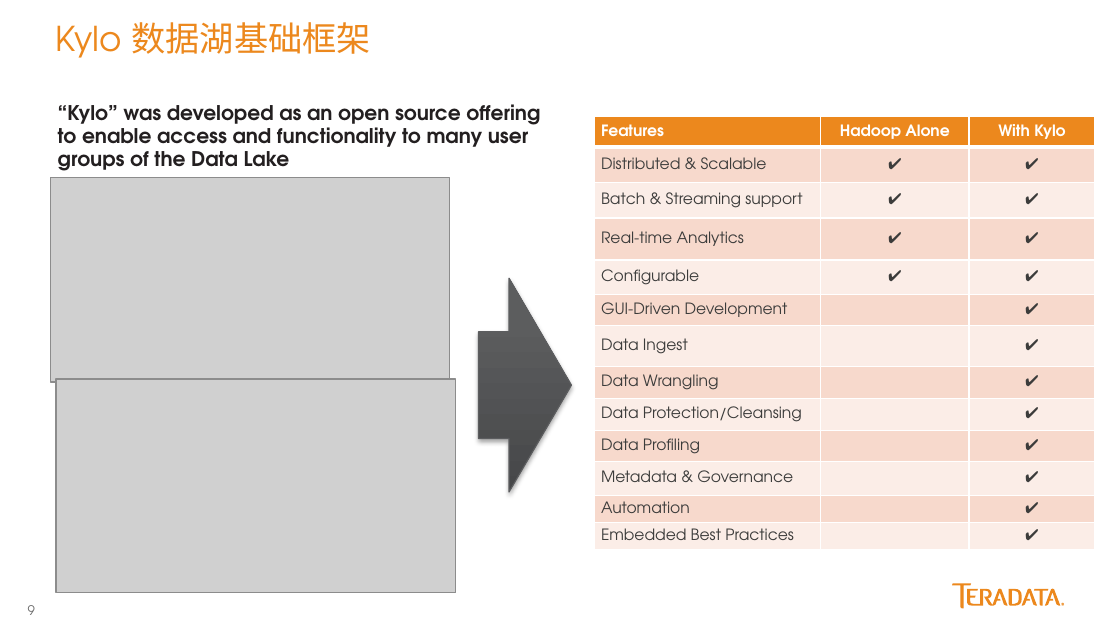
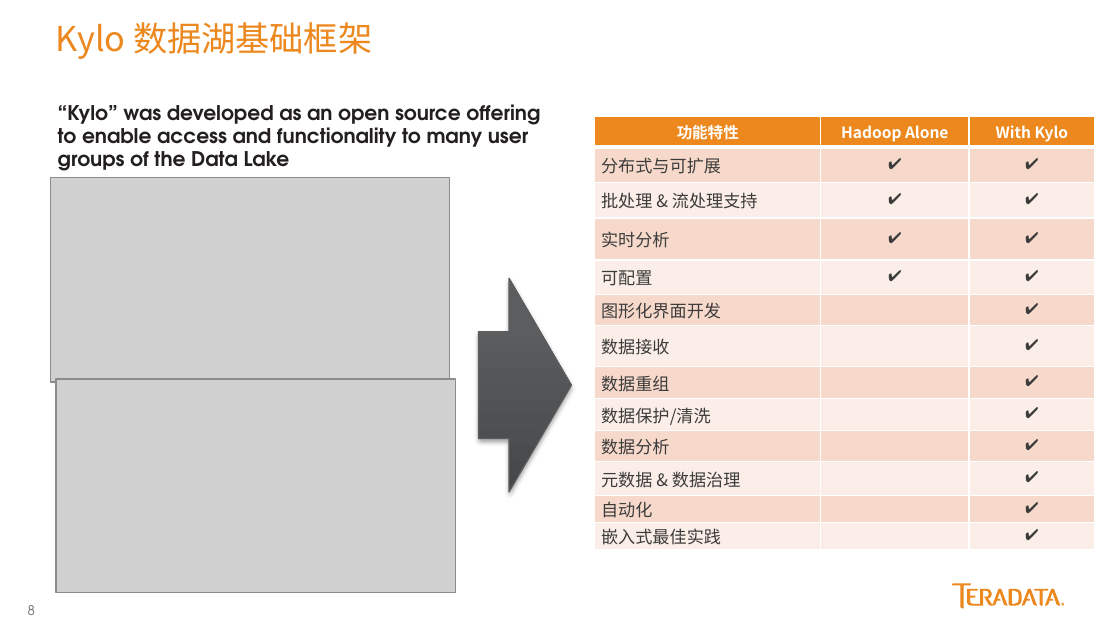
Before and after one commit to yaoran2000/MyTeradata, a slide deck: slide 8 of slides/Kylo配置与使用.pptx (slide 9 before the commit). Drawn at 1120x630 pixels with LibreOffice and Linux fonts; fonts in the diff are those of the drawing; grey boxes stand for pictures. Boxes give left, top, right and bottom in pixels: in the first picture for what was removed or moved away, otherwise in the second. Text is boxed around its words. In the diff, an @@ line names an element or a change of style, - is before the commit and + after.

Commit message:
Kylo Update Introduction

```diff
--- a/slides/Kylo配置与使用.pptx
+++ b/slides/Kylo配置与使用.pptx
@@ text "Kylo 数据湖基础框架" at box(56, 22, 372, 59): font TeX Gyre Adventor to Noto Sans CJK SC @@
@@ table at box(595, 116, 1094, 550) @@
-row 1, column 1: Features
+row 1, column 1: 功能特性
-row 2, column 1: Distributed & Scalable
+row 2, column 1: 分布式与可扩展
-row 3, column 1: Batch & Streaming support
+row 3, column 1: 批处理 & 流处理支持
-row 4, column 1: Real-time Analytics
+row 4, column 1: 实时分析
-row 5, column 1: Configurable
+row 5, column 1: 可配置
-row 6, column 1: GUI-Driven Development
+row 6, column 1: 图形化界面开发
-row 7, column 1: Data Ingest
+row 7, column 1: 数据接收
-row 8, column 1: Data Wrangling
+row 8, column 1: 数据重组
-row 9, column 1: Data Protection/Cleansing
+row 9, column 1: 数据保护/清洗
-row 10, column 1: Data Profiling
+row 10, column 1: 数据分析
-row 11, column 1: Metadata & Governance
+row 11, column 1: 元数据 & 数据治理
-row 12, column 1: Automation
+row 12, column 1: 自动化
-row 13, column 1: Embedded Best Practices
+row 13, column 1: 嵌入式最佳实践
@@ font TeX Gyre Adventor to Noto Sans CJK SC in "Hadoop Alone", "With Kylo" @@
@@ page number at box(28, 605, 35, 615): text changed @@
-9
+8
```
Also in this commit, not shown: 6 other slides changed, 1 slide added, 2 slides removed.
